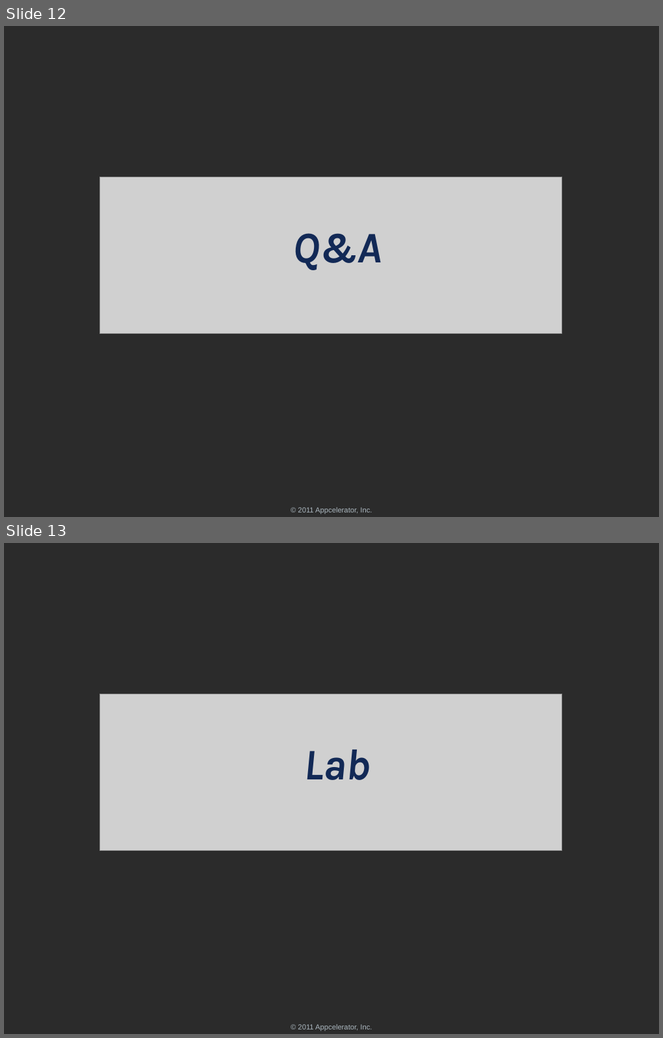
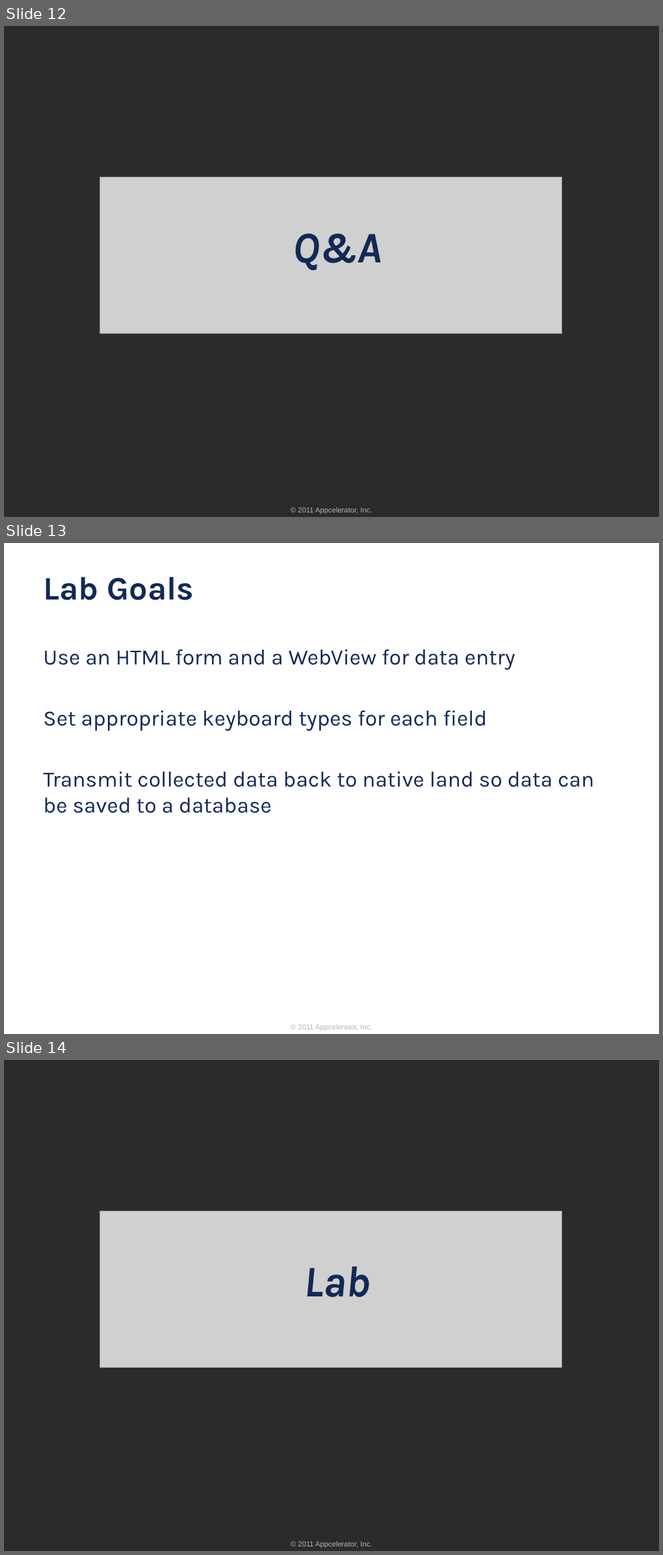
Before and after one commit to appcelerator-forks/appcelerator-training.tcmd_certification, a slide deck: 330.pptx. Shown one above the other, each under a label of ours: slides 12 and 13 before the commit, slides 12, 13 and 14 after it. The pictures are 663x1038 and 663x1555 pixels, drawn with LibreOffice and Linux fonts; fonts in the diff are those of the drawing; grey boxes stand for pictures; background and template pictures are left out; a plain dark background stands for a picture behind light text. Boxes give left, top, right and bottom in pixels: in the first picture for what was removed or moved away, otherwise in the second. Text is boxed around its words. In the diff, an @@ line names an element or a change of style, - is before the commit and + after.

```diff
--- a/330.pptx
+++ b/330.pptx
@@ slide 13 added at (x1=4, y1=543, x2=659, y2=1034), background #FFFFFF; not listed: 1 template element that a slide beside it also shows @@
@@ title added at (x1=43, y1=577, x2=194, y2=600), 36 pt, text #122956, bold @@
+Lab Goals
@@ text added at (x1=43, y1=650, x2=594, y2=813), 24 pt, text #122956 @@
+Use an HTML form and a WebView for data entry
+Set appropriate keyboard types for each field
+Transmit collected data back to native land so data can be saved to a database
@@ what was slide 13 is now slide 14 @@
```
Also in this commit, not shown: 4 other files.
